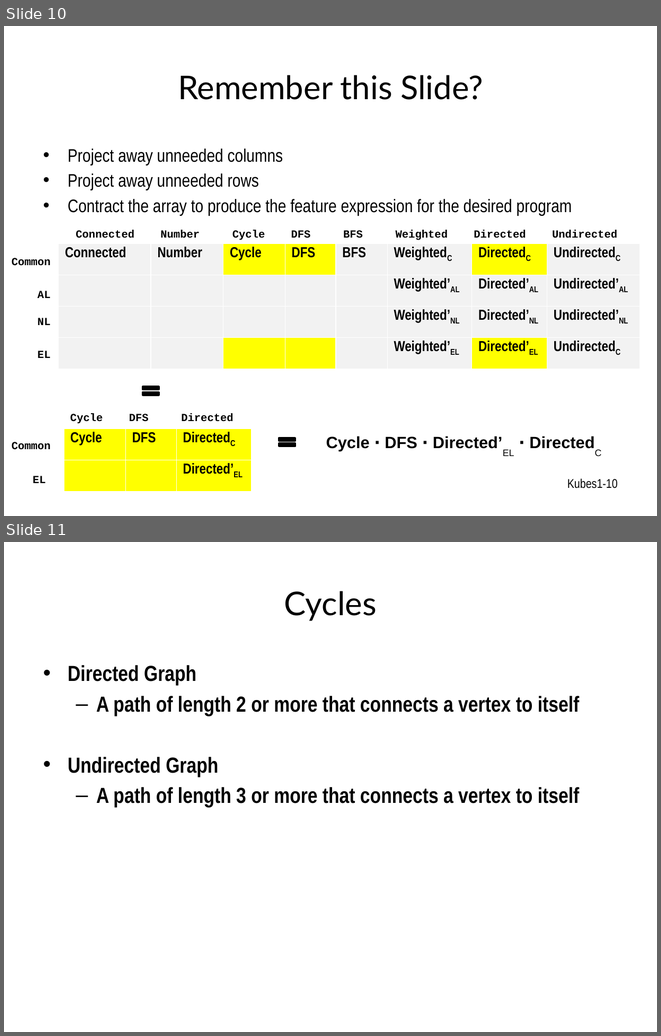
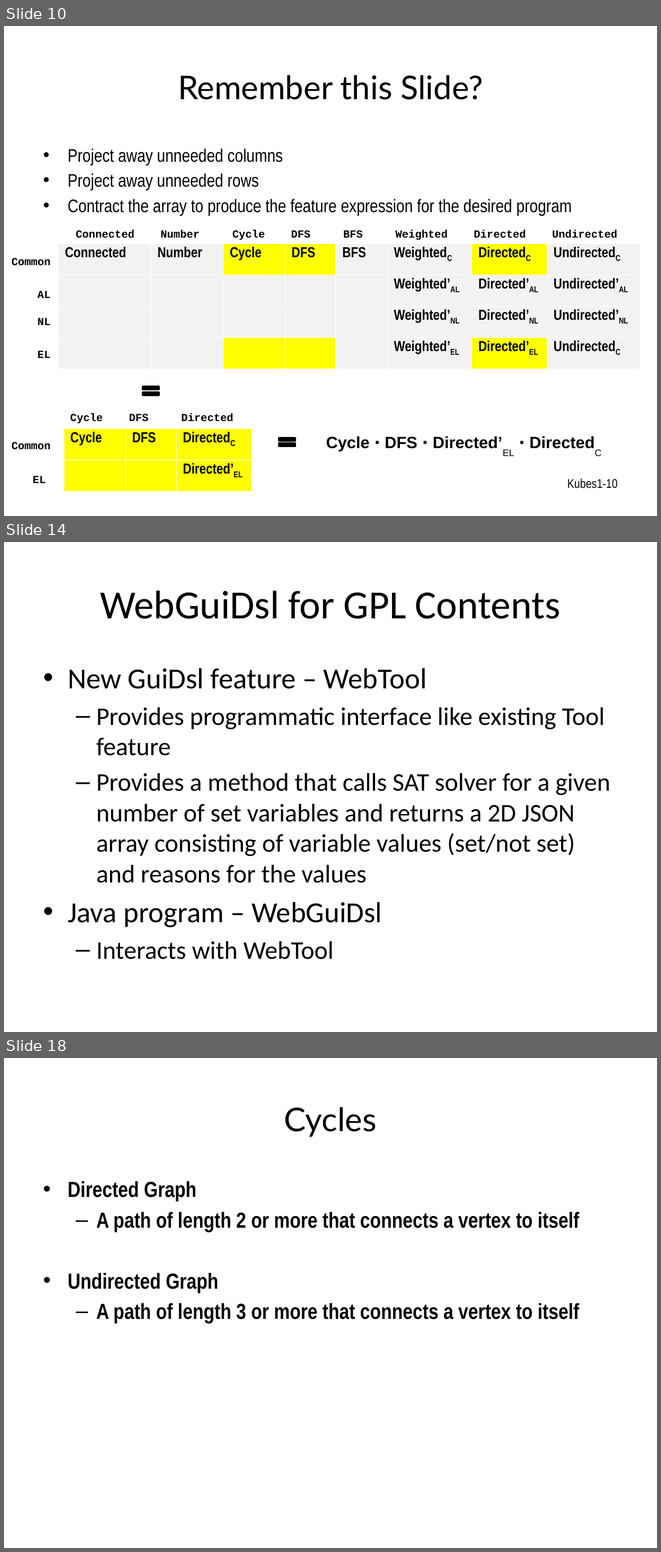
Before and after one commit to toomanyjoes/spring2011-cs392, a slide deck: GPL.pptx. Shown one above the other, each under a label of ours: slides 10 and 11 before the commit, slides 10, 14 and 18 after it; the slides between them are not shown. The pictures are 661x1036 and 661x1552 pixels, drawn with LibreOffice and Linux fonts; fonts in the diff are those of the drawing. Boxes give left, top, right and bottom in pixels: in the first picture for what was removed or moved away, otherwise in the second. Text is boxed around its words. In the diff, an @@ line names an element or a change of style, - is before the commit and + after.

```diff
--- a/GPL.pptx
+++ b/GPL.pptx
@@ slide 14 added at box(4, 542, 657, 1032), background #FFFFFF @@
@@ title added at box(100, 590, 560, 619), 44 pt, text #000000 @@
+WebGuiDsl for GPL Contents
@@ text added at box(68, 668, 610, 959), 28 pt, text #000000 @@
+• New GuiDsl feature – WebTool
+  – Provides programmatic interface like existing Tool feature
+  – Provides a method that calls SAT solver for a given number of set variables and returns a 2D JSON array consisting of variable values (set/not set) and reasons for the values
+• Java program – WebGuiDsl
+  – Interacts with WebTool
@@ what was slide 11 is now slide 18 @@
```
Also in this commit, not shown: 13 other slides added, 1 other file.
